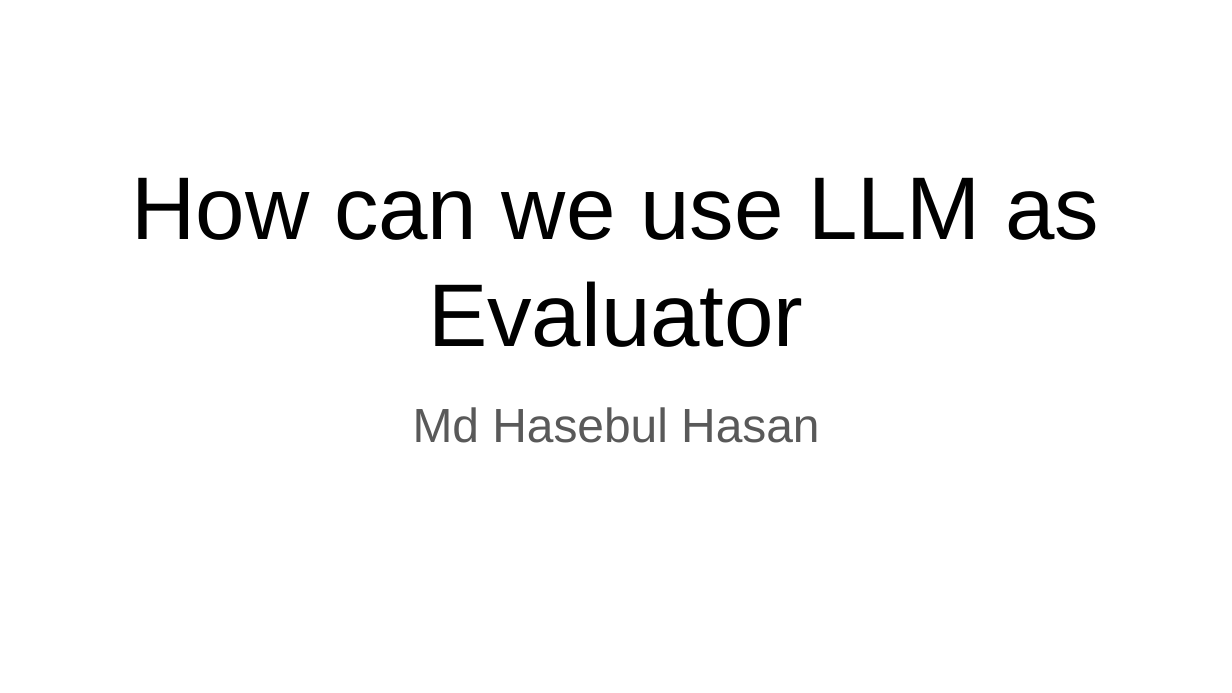
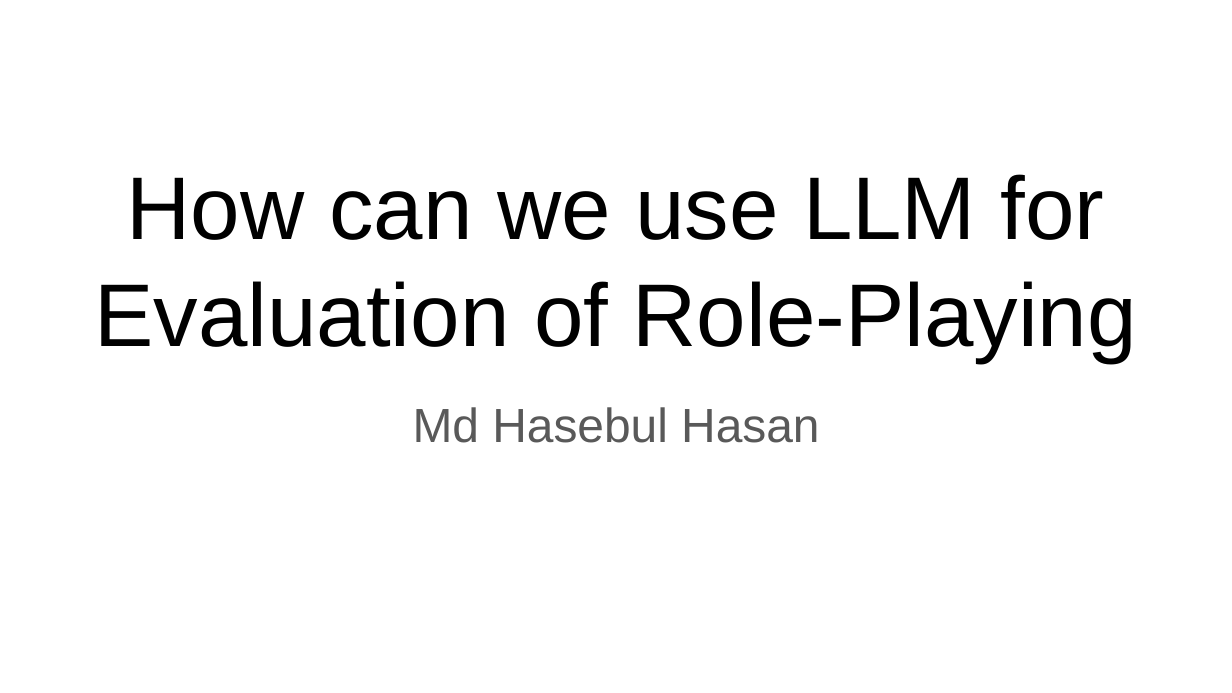
Before and after one commit to Hasebul/DeEscalWild-Benchmark-Farmework, a slide deck: slide 1 of Presentation/De-escalation Training Evaluation Idea.pptx. Drawn at 1232x693 pixels with LibreOffice and Linux fonts; fonts in the diff are those of the drawing. Boxes give left, top, right and bottom in pixels: in the first picture for what was removed or moved away, otherwise in the second. Text is boxed around its words. In the diff, an @@ line names an element or a change of style, - is before the commit and + after.

Commit message:
finish role playing evaluaiton code

```diff
--- a/Presentation/De-escalation Training Evaluation Idea.pptx
+++ b/Presentation/De-escalation Training Evaluation Idea.pptx
@@ title at (x1=95, y1=174, x2=1137, y2=362): text changed @@
-How can we use LLM as Evaluator
+How can we use LLM for Evaluation of Role-Playing
```
Also in this commit, not shown: 2 other slides changed, 5 slides added, 4 slides removed, 2 other files.
